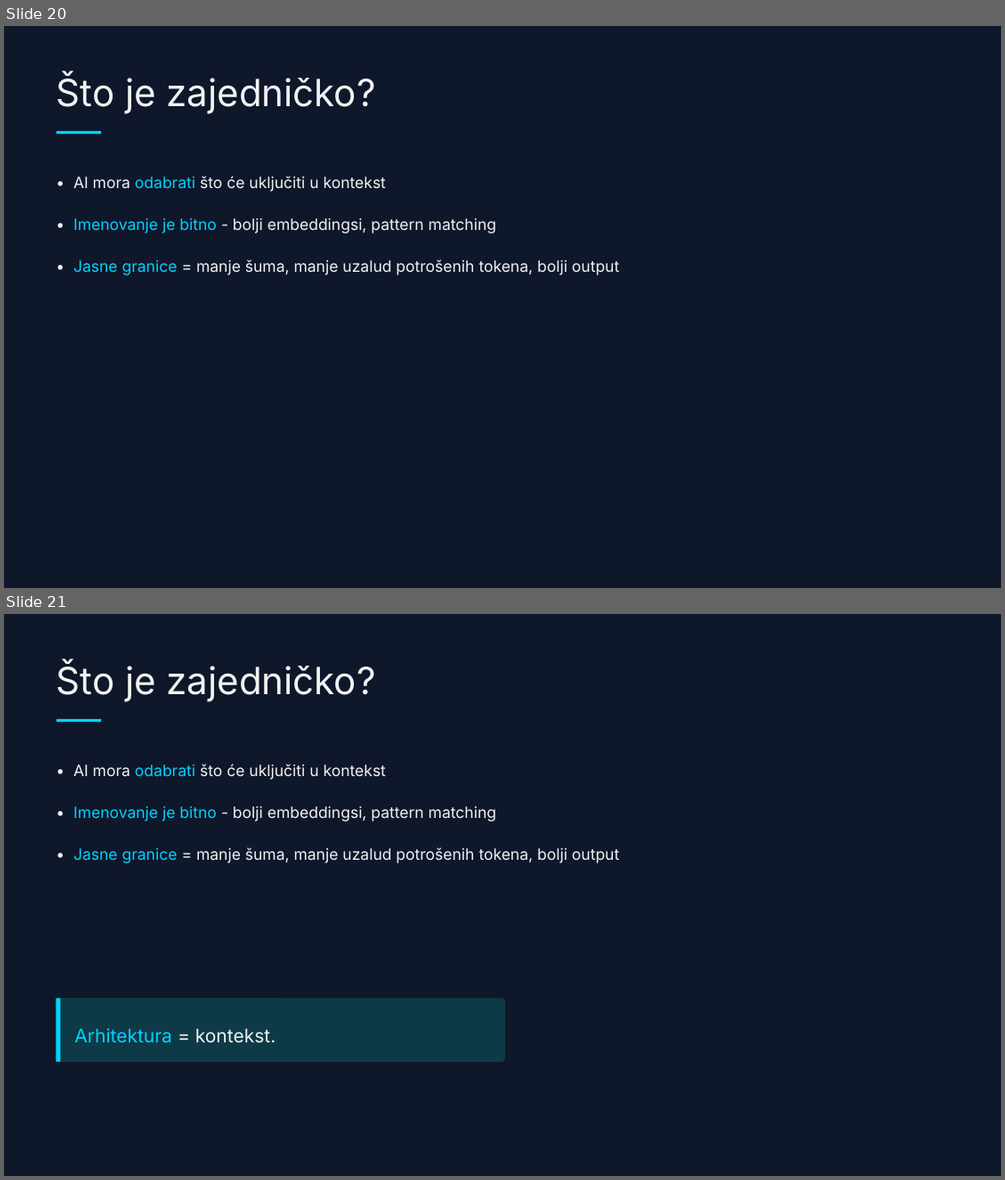
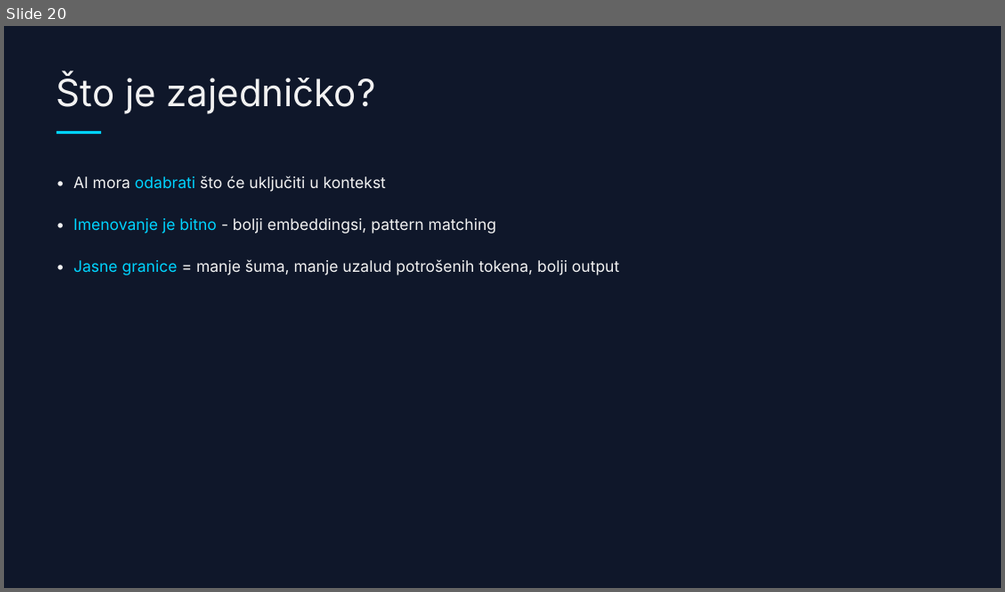
Before and after one commit to doksara/debug-presentation, a slide deck: frontend-arhitektura--dark-tech-with-fsd.pptx. Shown one above the other, each under a label of ours: slides 20 and 21 before the commit, slide 20 after it. The pictures are 1005x1180 and 1005x592 pixels, drawn with LibreOffice and Linux fonts; fonts in the diff are those of the drawing. Boxes give left, top, right and bottom in pixels: in the first picture for what was removed or moved away, otherwise in the second. Text is boxed around its words. In the diff, an @@ line names an element or a change of style, - is before the commit and + after.

```diff
--- a/frontend-arhitektura--dark-tech-with-fsd.pptx
+++ b/frontend-arhitektura--dark-tech-with-fsd.pptx
@@ slide 21 removed at bbox=[4, 614, 1001, 1176], background #0F172A @@
@@ text removed at bbox=[57, 663, 376, 702] @@
-Što je zajedničko?
@@ rectangle removed at bbox=[57, 719, 101, 722] @@
@@ text removed at bbox=[73, 764, 619, 863] @@
-• AI mora odabrati što će uključiti u kontekst
-• Imenovanje je bitno - bolji embeddingsi, pattern matching
-• Jasne granice = manje šuma, manje uzalud potrošenih tokena, bolji output
@@ rounded rectangle removed at bbox=[56, 998, 505, 1062] @@
@@ rectangle removed at bbox=[56, 998, 60, 1062] @@
@@ text removed at bbox=[74, 1028, 276, 1043] @@
-Arhitektura = kontekst.
```
Also in this commit, not shown: 13 slides changed, 4 slides added, 3 other slides removed, 2 other files.
